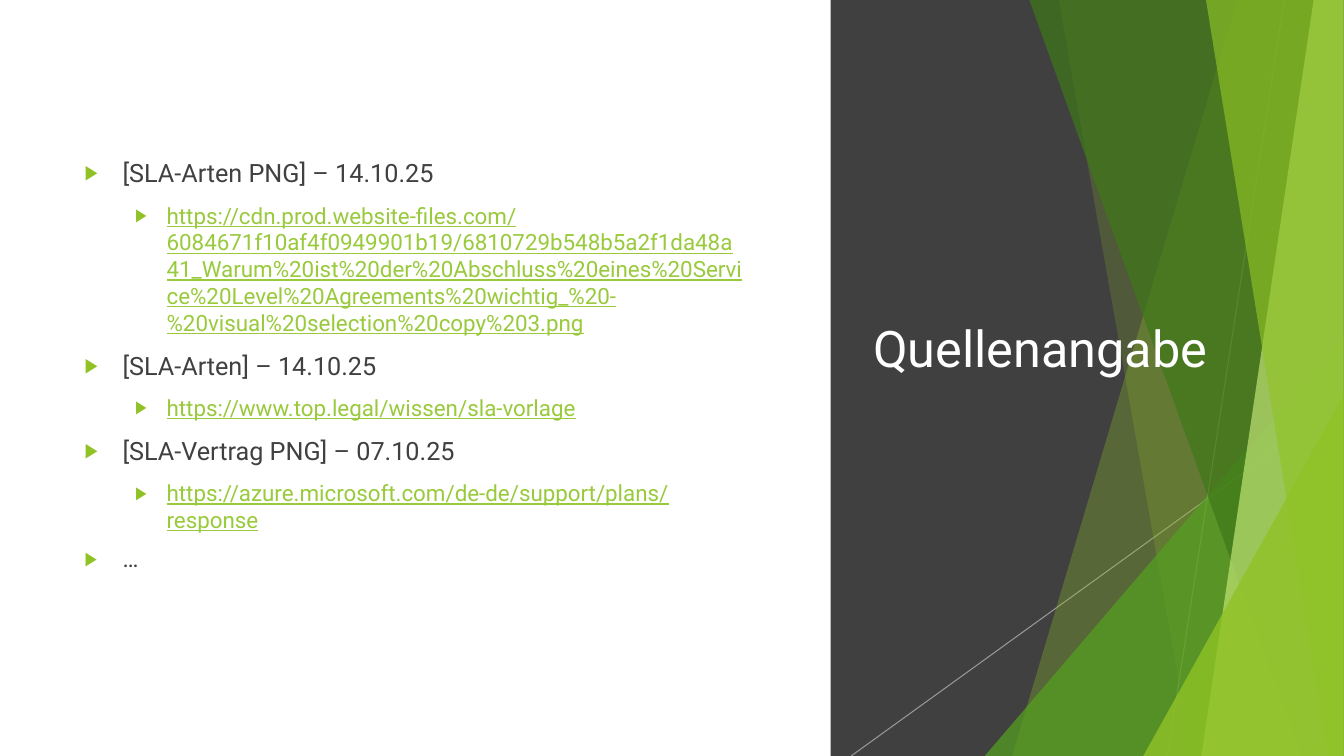
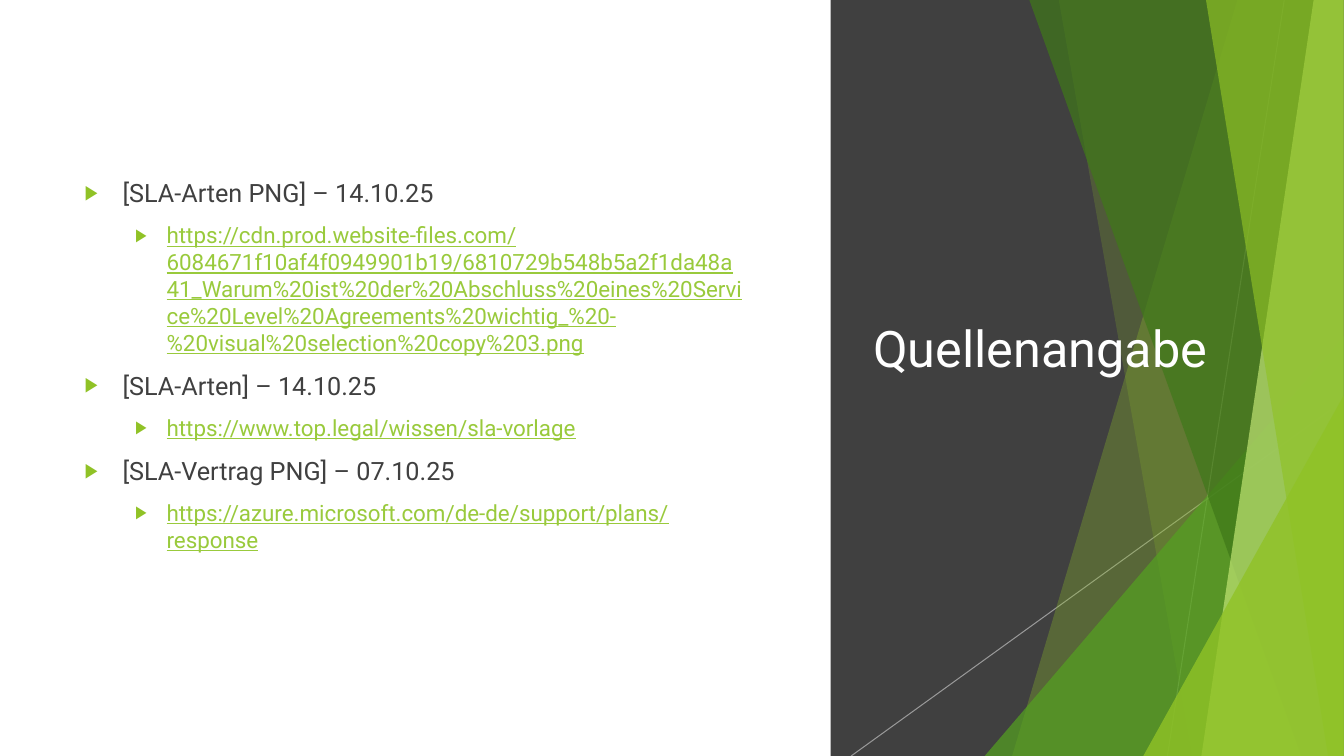
Before and after one commit to CowboyDodo/sla_presentation, a slide deck: slide 26 of sla_presentation/SLA.pptx. Drawn at 1344x756 pixels with LibreOffice and Linux fonts; fonts in the diff are those of the drawing. Boxes give left, top, right and bottom in pixels: in the first picture for what was removed or moved away, otherwise in the second. Text is boxed around its words. In the diff, an @@ line names an element or a change of style, - is before the commit and + after.

```diff
--- a/sla_presentation/SLA.pptx
+++ b/sla_presentation/SLA.pptx
@@ text at box(123, 181, 742, 553): paragraph removed @@
-▶ …
```
Also in this commit, not shown: 1 other slide changed, 6 other files.
